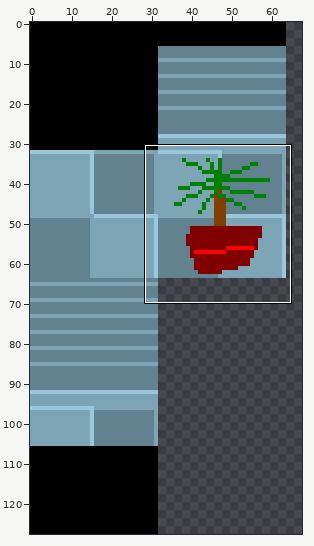
Sprite sheet -- c/img/chipset.png. The first picture is a wide view before the edit; the outline marks the close-up.
Close-up. Before the commit:
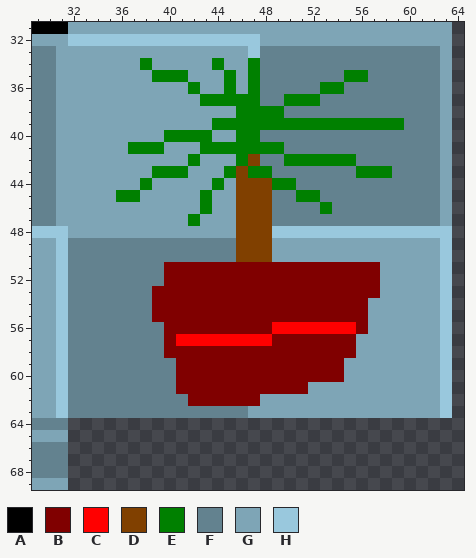
The file is 128x128 pixels. Shown: x 29..64, y 31..69. The wide view leaves out empty margins.
Palette (. is transparent): A #000000  B #800000  C #ff0000  D #804000  E #008000  F #63828f  G #7ea5b6  H #99c8dd
Pixels before, first column x 29:
31 AAAGGGGGGGGGGGGGGGGGGGGGGGGGGGGGGGG
32 GGGHHHHHHHHHHHHHHHHGGGGGGGGGGGGGGGG
33 FFGGGGGGGGGGGGGGGGHFFFFFFFFFFFFFFFG
34 FFGGGGGGGEGGGGGEGGEFFFFFFFFFFFFFFFG
35 FFGGGGGGGGEEEGGGEGEFFFFFFFEEFFFFFFG
36 FFGGGGGGGGGGGEGGEGEFFFFFEEFFFFFFFFG
37 FFGGGGGGGGGGGGEEEEEFFEEEFFFFFFFFFFG
38 FFGGGGGGGGGGGGGGGEEEEFFFFFFFFFFFFFG
39 FFGGGGGGGGGGGGGEEEEEEEEEEEEEEEEFFFG
40 FFGGGGGGGGGEEEEGGEEFFFFFFFFFFFFFFFG
41 FFGGGGGGEEEGGGEEEEEEEFFFFFFFFFFFFFG
42 FFGGGGGGGGGGGEGGGEDFFEEEEEEFFFFFFFG
43 FFGGGGGGGGEEEGGGEDEEFFFFFFFEEEFFFFG
44 FFGGGGGGGEGGGGGEGDDDEEFFFFFFFFFFFFG
45 FFGGGGGEEGGGGGEGGDDDFFEEFFFFFFFFFFG
46 FFGGGGGGGGGGGGEGGDDDFFFFEFFFFFFFFFG
47 FFGGGGGGGGGGGEGGGDDDFFFFFFFFFFFFFFG
48 HHHGGGGGGGGGGGGGGDDDHHHHHHHHHHHHHHH
49 GGHFFFFFFFFFFFFFFDDDGGGGGGGGGGGGGGH
50 GGHFFFFFFFFFFFFFFDDDGGGGGGGGGGGGGGH
51 GGHFFFFFFFFBBBBBBBBBBBBBBBBBBGGGGGH
52 GGHFFFFFFFFBBBBBBBBBBBBBBBBBBGGGGGH
53 GGHFFFFFFFBBBBBBBBBBBBBBBBBBBGGGGGH
54 GGHFFFFFFFBBBBBBBBBBBBBBBBBBGGGGGGH
55 GGHFFFFFFFBBBBBBBBBBBBBBBBBBGGGGGGH
56 GGHFFFFFFFFBBBBBBBBBCCCCCCCBGGGGGGH
57 GGHFFFFFFFFBCCCCCCCCBBBBBBBGGGGGGGH
58 GGHFFFFFFFFBBBBBBBBBBBBBBBBGGGGGGGH
59 GGHFFFFFFFFFBBBBBBBBBBBBBBGGGGGGGGH
60 GGHFFFFFFFFFBBBBBBBBBBBBBBGGGGGGGGH
61 GGHFFFFFFFFFBBBBBBBBBBBGGGGGGGGGGGH
62 GGHFFFFFFFFFFBBBBBBGGGGGGGGGGGGGGGH
63 GGHFFFFFFFFFFFFFFFGGGGGGGGGGGGGGGGH
64 FFF................................
65 GGG................................
66 FFF................................
67 FFF................................
68 FFF................................
69 GGG................................
And afterwards:
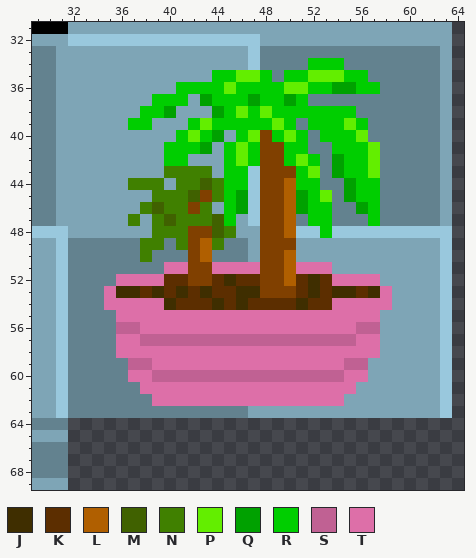
Colours new in this view: J #3f2e00  K #5c2e00  L #b05f00  M #406100  N #408000  P #63ee00  Q #00a100  R #00ce00  S #c06193  T #dd6fa8
What changed:
y 34: x 38 E -> G; x 44 E -> G; x 47 E -> H; x 52..54 FFF -> RRR
y 35: x 39..41 EEE -> GGG; x 44..48 GEGEF -> RRPPR; x 50..56 FFFFFEE -> RRPPPRR
y 36: x 41..57 GEGGEGEFFFFFEEFFF -> RRRRPRRRRPPRRQQRR
y 37: x 39..41 GGG -> RRR; x 43..52 EEEEEFFEEE -> QRRRQRRQRF
y 38: x 38..40 GGG -> RRQ; x 44..55 GGEEEEFFFFFF -> QRPRPRRRRRRR
y 39: x 37..38 GG -> RR; x 42..59 GGEEEEEEEEEEEEEEEE -> RPRRRRRPRFRRRPRFFF
y 40: x 40..44 EEEEG -> GRPRQ; x 46..51 EEFFFF -> RPDRPR; x 53..56 FFFF -> RRRP
y 41: x 37..51 EEEGGGEEEEEEEFF -> GGGRRRQGRPRDDRR; x 54..57 FFFF -> RRRP
y 42: x 40..42 GGE -> RRG; x 45..57 GEDFFEEEEEEFF -> RPRDDRPRFQRRP
y 43: x 39..43 EEEGG -> GNNNN; x 45..52 EDEEFFFF -> RRHDDDRP; x 54..58 FFEEE -> QRRPF
y 44: x 37..39 GEG -> NNN; x 41..47 GGGEGDD -> NNMNRRH; x 49..52 EEFF -> DLRR; x 55..57 FFF -> QRR
y 45: x 36..37 EE -> GG; x 39..47 GGGGEGGDD -> NNNMDNRQH; x 49..53 FFEEF -> DLQRP; x 55..57 FFF -> QRR
y 46: x 38..43 GGGGGE -> NMNNDN; x 45..47 GDD -> RQH; x 49..53 FFFFE -> DLQRR; x 56..57 FF -> QR
y 47: x 37 G -> N; x 39..47 GGGEGGGDD -> NMNNNMRGH; x 49..50 FF -> DL; x 52..53 FF -> RR; x 57 F -> R
y 48: x 39..47 GGGGGGGDD -> NNNDDMNGG; x 49..50 HH -> DL; x 53 H -> R
y 49: x 38..39 FF -> NN; x 41..44 FFFF -> NDLN; x 46..47 DD -> FG; x 49..50 GG -> DD
y 50: x 38 F -> N; x 42..43 FF -> DL; x 46..47 DD -> FG; x 49..50 GG -> DL
y 51: x 40..57 BBBBBBBBBBBBBBBBBB -> TTDDTTTTDDLTTTGGGG
y 52: x 36..57 FFFFBBBBBBBBBBBBBBBBBB -> TTTTKKDDKJKKDDLKJKTTTT
y 53: x 35..58 FFFFBBBBBBBBBBBBBBBBBBBG -> TJJKJKJKJKKJJDDDKJKJJKJT
y 54: x 35..58 FFFFBBBBBBBBBBBBBBBBBBGG -> TTTTTJKKKJKJKKKKJKKTTTTT
y 55: x 36..57 FFFBBBBBBBBBBBBBBBBBBG -> TTTTTTTTTTTTTTTTTTTTTT
y 56: x 36..57 FFFFBBBBBBBBBCCCCCCCBG -> SSTTTTTTTTTTTTTTTTTTSS
y 57: x 36..57 FFFFBCCCCCCCCBBBBBBBGG -> TTSSSSSSSSSSSSSSSSSSTT
y 58: x 36..57 FFFFBBBBBBBBBBBBBBBBGG -> TTTTTTTTTTTTTTTTTTTTTT
y 59: x 37..56 FFFFBBBBBBBBBBBBBBGG -> SSTTTTTTTTTTTTTTTTSS
y 60: x 37..56 FFFFBBBBBBBBBBBBBBGG -> TTSSSSSSSSSSSSSSSSTT
y 61: x 38..55 FFFBBBBBBBBBBBGGGG -> TTTTTTTTTTTTTTTTTT
y 62: x 39..54 FFFBBBBBBGGGGGGG -> TTTTTTTTTTTTTTTT
Changed places in both close-ups, as pixel boxes (x1, y1, x2, y2):
changed: (104, 58, 404, 406)
